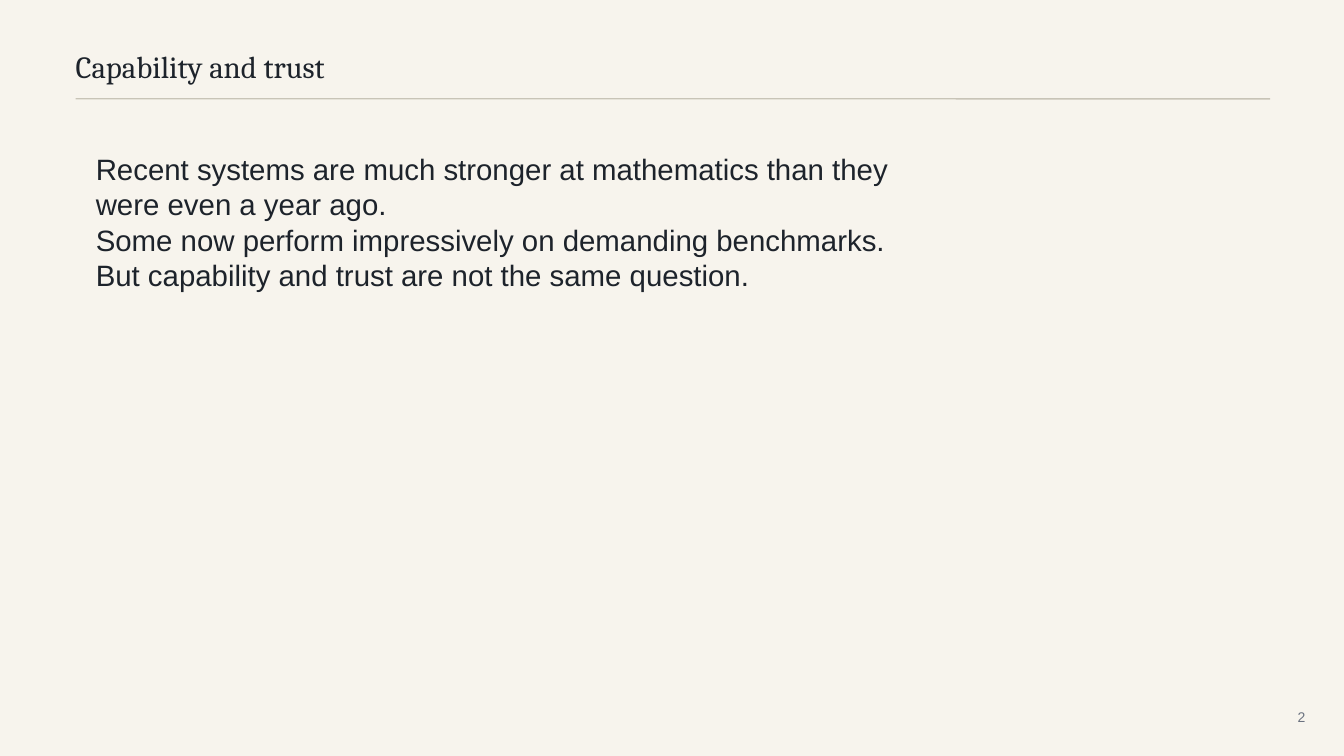
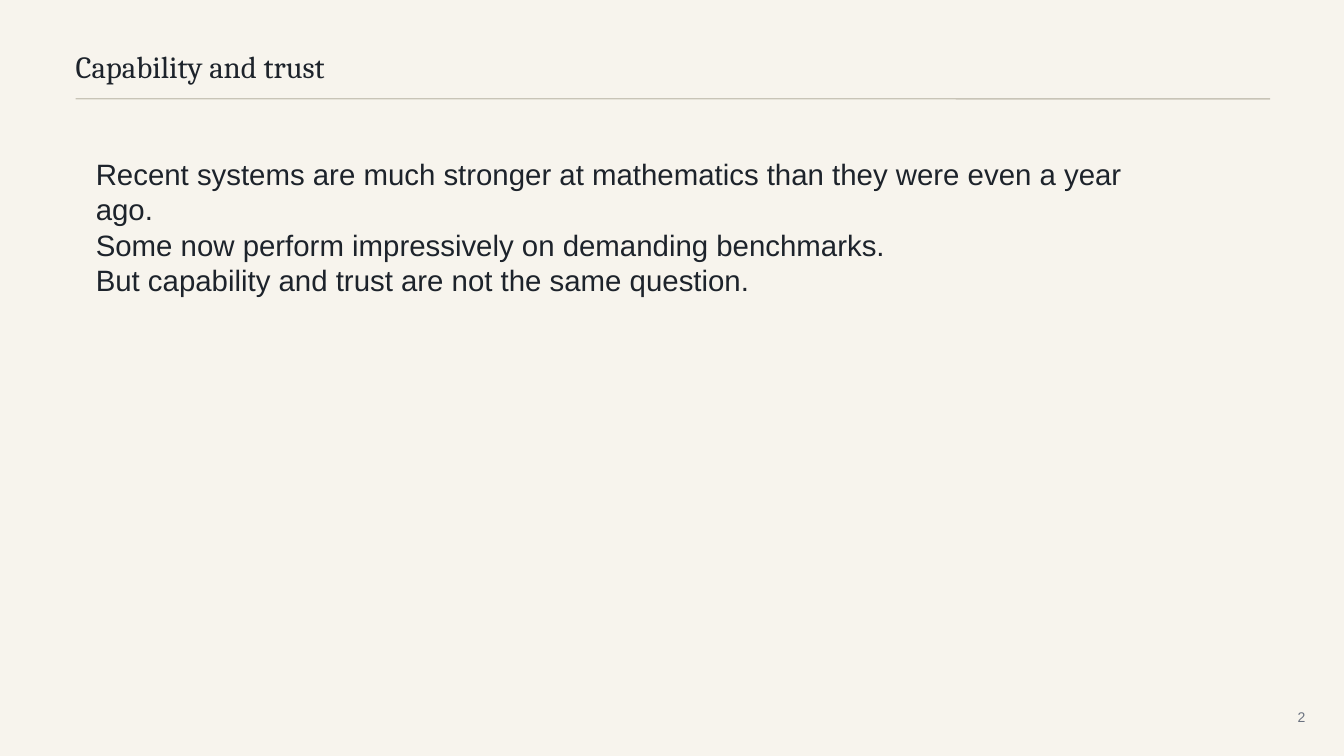
Before and after one commit to mattrobball/2026_03_09-colloquium, a slide deck: slide 2 of deck/should-you-trust-an-ai-mathematician.pptx. Drawn at 1344x756 pixels with LibreOffice and Linux fonts; fonts in the diff are those of the drawing. Boxes give left, top, right and bottom in pixels: in the first picture for what was removed or moved away, otherwise in the second. Text is boxed around its words. In the diff, an @@ line names an element or a change of style, - is before the commit and + after.

```diff
--- a/deck/should-you-trust-an-ai-mathematician.pptx
+++ b/deck/should-you-trust-an-ai-mathematician.pptx
@@ text "Recent systems are much stronger ..." rewrapped from box(96, 158, 888, 292) to box(96, 163, 1121, 297) @@
```
Also in this commit, not shown: 13 other slides changed, 2 other files.
